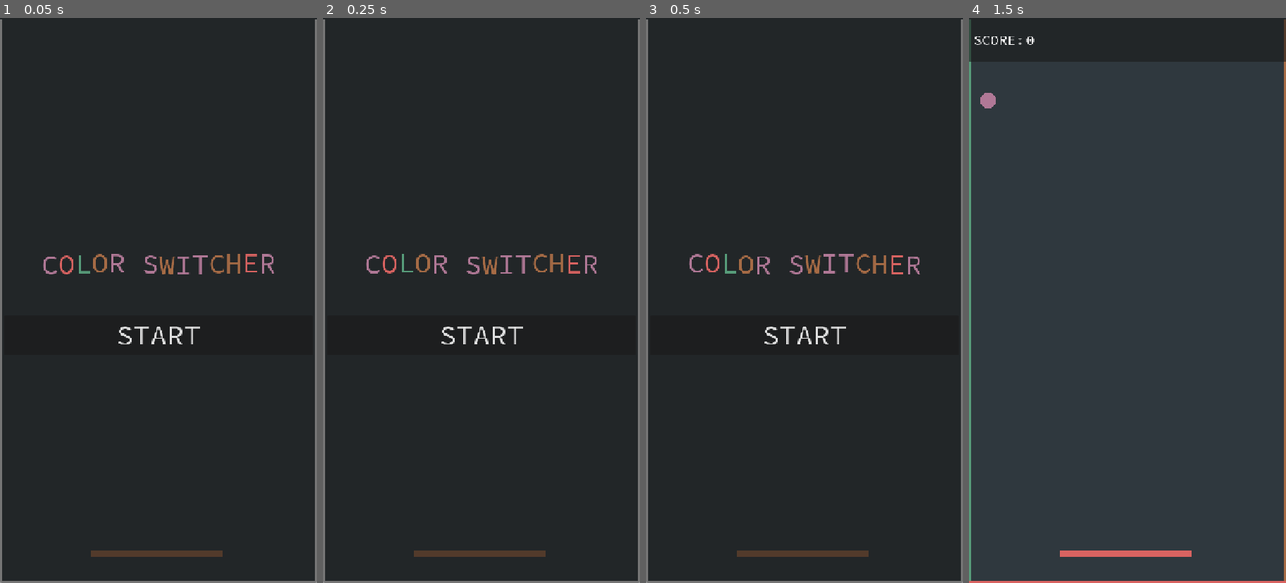
Above: before the commit, frames 1-4 (left to right).
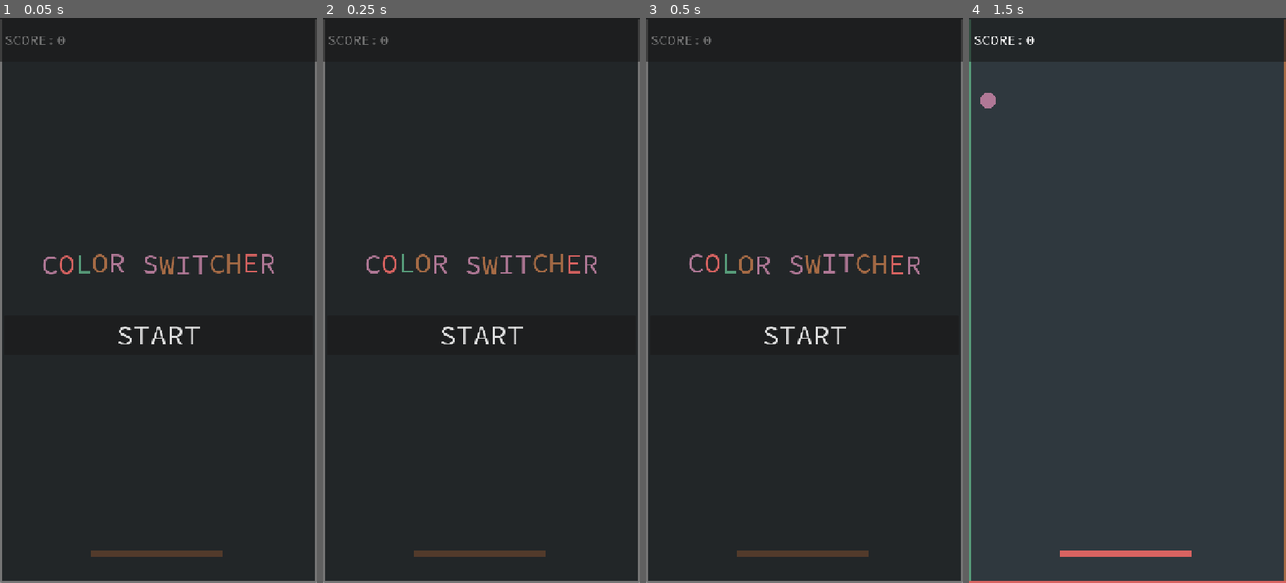
Above: after the commit, the same moments.

Repository: gerep/colour-switcher
Game: Godot game, scene res://scenes/main/main.tscn
Two runs of this game, one before a commit and one after it. Both use one fixed random seed, a clock stepped at 60 frames per second and the inputs below.
Inputs (mouse positions are in pixels of both pictures, inside the frame that each line leads up to):
- Up to frame 1 (0.05 s): no input
- Up to frame 2 (0.25 s): no input
- Up to frame 3 (0.5 s): no input
- Up to frame 4 (1.5 s): click "START" at 0.5 s; move the mouse to (1197, 272) at 1.27 s; press the mouse at (1197, 272) at 1.28 s

The runs differ from the first frame. In frame 1, 0.2% of the frame differs, in the area x 0-100%, y 0-8%; in frame 2, 0.2%; in frame 3, 0.2%; in frame 4, nothing differs.

Commit message:
add combo counter

Diff:
--- a/scenes/blob/blob.gd
+++ b/scenes/blob/blob.gd
@@ -41,9 +41,12 @@
 		gpu_particles_2d.emitting = true
 		sprite_2d.visible = false
 		burst_particle.emitting = false
-		Game.player_score += 1
+		Game.combo_counter += 1
+		Game.player_score += 1 * Game.combo_counter
 		Signals.score_updated.emit(Game.player_score)
+		Signals.combo_updated.emit(Game.combo_counter)
 	else:
+		Game.combo_counter = 1
 		Game.play_failure()
 		Signals.game_over.emit()
 
--- a/scenes/game.gd
+++ b/scenes/game.gd
@@ -1,6 +1,7 @@
 extends Node2D
 
 var player_score: int
+var combo_counter: int = 1
 var burst_interval: float = 10.0 # TODO: Should it be 11 to start at 10 on the first -1?
 var min_burst_interval: float = 5.0
 var burst_duration: float = 5.0
--- a/scenes/main/hud.gd
+++ b/scenes/main/hud.gd
@@ -18,10 +18,12 @@
 @onready var menu_container: PanelContainer = %MenuContainer
 @onready var game_over_label: RichTextLabel = %GameOverLabel
 @onready var game_over_container: PanelContainer = %GameOverContainer
+@onready var combo_label: RichTextLabel = %ComboLabel
 
 
 func _ready() -> void:
 	Signals.score_updated.connect(_update_score)
+	Signals.combo_updated.connect(_update_combo)
 	Signals.burst_started.connect(_burst_started)
 	Signals.burst_ended.connect(_burst_ended)
 	Signals.start_game.connect(_start_game)
@@ -43,6 +45,7 @@
 	score_container.visible = false
 	menu_container.visible = false
 	game_over_container.visible = true
+	combo_label.text = ""
 	game_over_label.text = game_over_points_text.format([Game.player_score])
 
 
@@ -73,3 +76,15 @@
 
 func _update_score(value: int) -> void:
 	points_label.text = str(value)
+
+
+func _update_combo(value: int) -> void:
+	var text: String = ""
+	if value < 5:
+		text = "x%d" % value
+	elif value < 10:
+		text = "[wave][color=yellow]x%d[/color][/wave]" % value
+	else:
+		text = "[wave][color=red]x%d[/color][/wave]" % value
+
+	combo_label.text = text
--- a/scenes/main/main.gd
+++ b/scenes/main/main.gd
@@ -26,6 +26,10 @@
 
 func _game_over() -> void:
 	_clear_blobs()
+	Game.combo_counter = 1
+	Game.player_score = 0
+	Signals.score_updated.emit(Game.player_score)
+	Signals.combo_updated.emit(Game.combo_counter)
 	blob_spawn_timer.stop()
 	speed_burst_timer.stop()
 	# The game might end during a burst.
--- a/scenes/main/main.tscn
+++ b/scenes/main/main.tscn
@@ -40,7 +40,6 @@
 
 [node name="ScoreContainer" type="PanelContainer" parent="HUD/Control"]
 unique_name_in_owner = true
-visible = false
 custom_minimum_size = Vector2(0, 100)
 layout_mode = 1
 anchors_preset = 10
@@ -91,6 +90,20 @@
 bbcode_enabled = true
 text = "[center][shake rate=20 level=20 connected=1]BURST TIME x1[/shake][/center]"
 fit_content = true
+
+[node name="ComboLabel" type="RichTextLabel" parent="HUD/Control"]
+unique_name_in_owner = true
+custom_minimum_size = Vector2(200, 0)
+layout_mode = 0
+offset_left = 264.0
+offset_top = 1200.0
+offset_right = 464.0
+offset_bottom = 1280.0
+theme_override_fonts/normal_font = ExtResource("3_k2fmo")
+theme_override_font_sizes/normal_font_size = 50
+bbcode_enabled = true
+horizontal_alignment = 1
+vertical_alignment = 1
 
 [node name="GameOverContainer" type="PanelContainer" parent="HUD/Control"]
 unique_name_in_owner = true
--- a/scripts/signals.gd
+++ b/scripts/signals.gd
@@ -2,6 +2,7 @@
 
 @warning_ignore_start("unused_signal")
 signal score_updated(value: int)
+signal combo_updated(value: int)
 signal burst_started
 signal burst_ended
 signal left_bar_color_changed(color_index: int)
